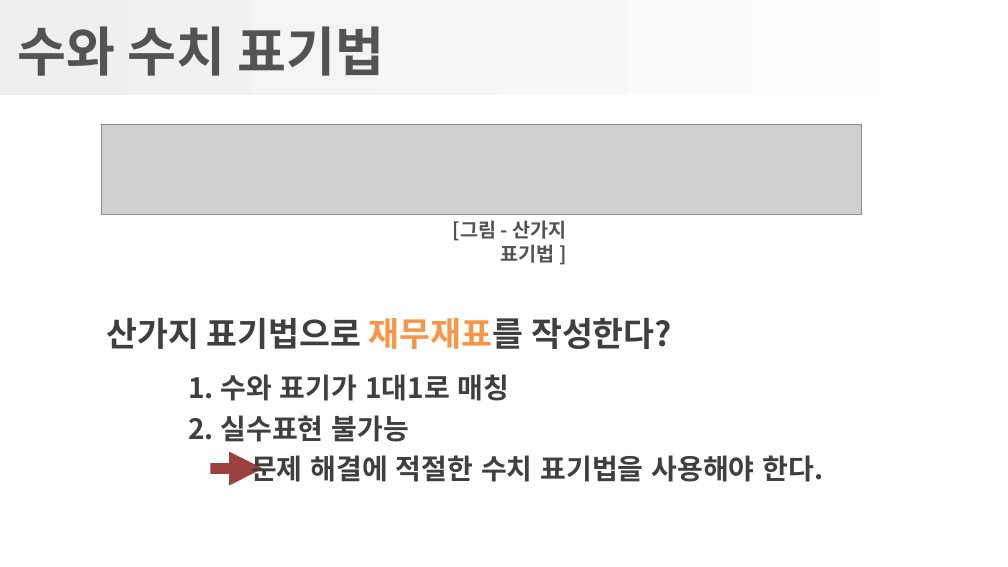
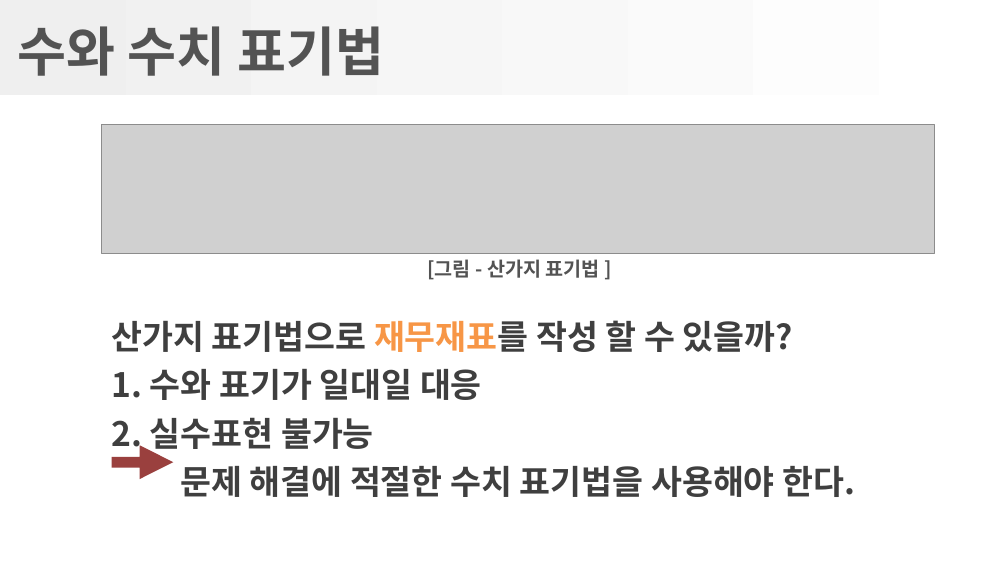
Before and after one commit to gatherKnowledge/Presentation, a slide deck: slide 9 of GreatCode/1-2장_수치표기법.pptx. Drawn at 1008x567 pixels with LibreOffice and Linux fonts; fonts in the diff are those of the drawing; grey boxes stand for pictures; background and template pictures are left out. Boxes give left, top, right and bottom in pixels: in the first picture for what was removed or moved away, otherwise in the second. Text is boxed around its words. In the diff, an @@ line names an element or a change of style, - is before the commit and + after.

```diff
--- a/GreatCode/1-2장_수치표기법.pptx
+++ b/GreatCode/1-2장_수치표기법.pptx
@@ picture: place and size @@
-picture at <box>102,125,861,215</box>
+picture at <box>102,125,934,254</box>
@@ text "[그림 - 산가지 표기법 ]" rewrapped from <box>453,220,567,263</box> to <box>427,259,600,280</box> @@
@@ text removed at <box>106,318,672,349</box> @@
-산가지 표기법으로 재무재표를 작성한다?
@@ text "산가지 표기법으로 재무재표를 작성 할 ...": place and size @@
-text "산가지 표기법으로 재무재표를 작성 할 ..." at <box>188,374,824,482</box>
+text "산가지 표기법으로 재무재표를 작성 할 ..." at <box>111,320,856,497</box>
@@ text at <box>111,320,793,400</box>: text changed; size 20 to 24 pt @@
-  1. 수와 표기가 1대1로 매칭
+산가지 표기법으로 재무재표를 작성 할 수 있을까?
+1. 수와 표기가 일대일 대응
@@ text at <box>111,417,856,497</box>: size 20 to 24 pt in "2. 실수표현 불가능", "문제 해결에 적절한 수치 표기법을 사용해야 한다."; list level 2 to 1 in "2. 실수표현 불가능" @@
@@ right arrow: place and size @@
-right arrow at <box>211,452,263,486</box>
+right arrow at <box>112,446,173,480</box>
```
Also in this commit, not shown: 25 other slides changed, 5 slides added, 2 slides removed, 3 other files.
